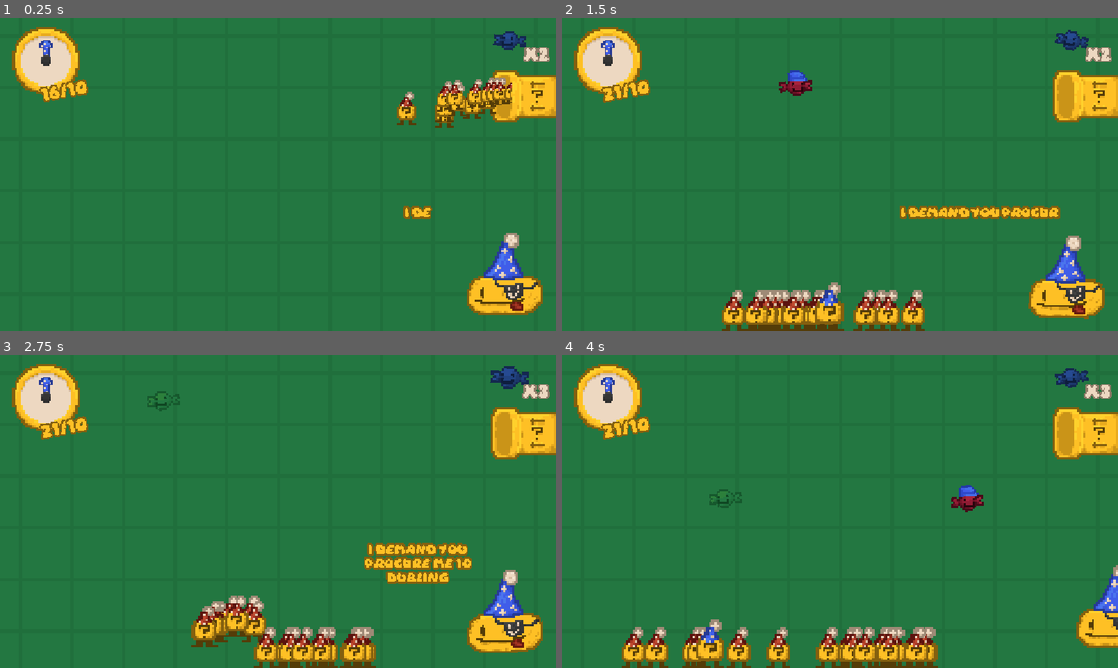
Above: before the commit, frames 1-4 (two rows, left to right).
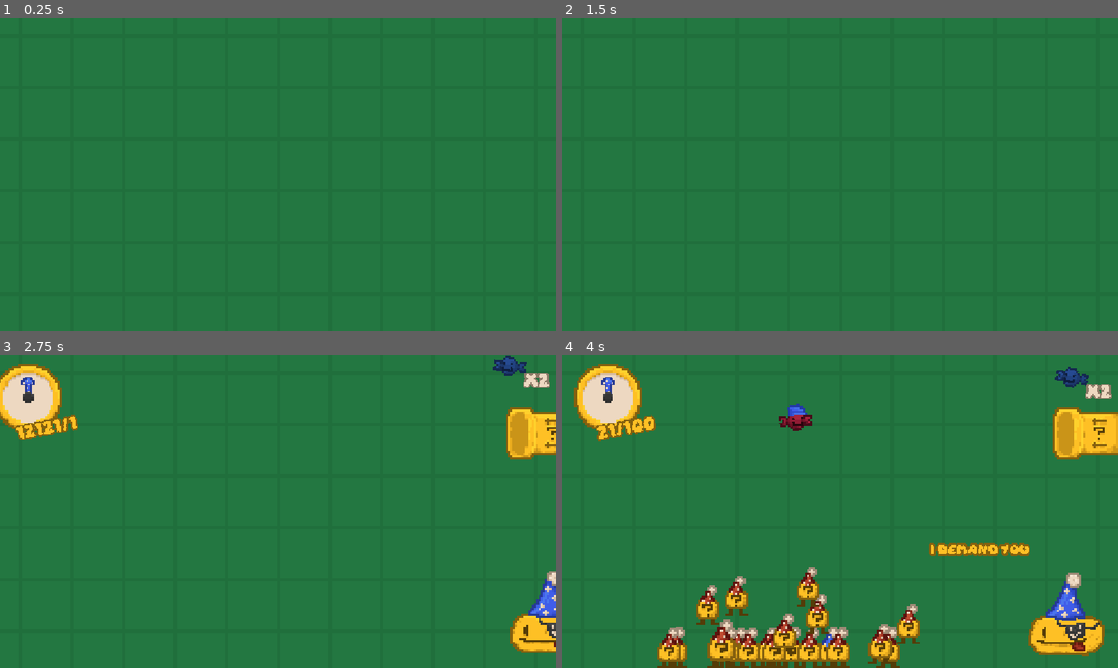
Above: after the commit, the same moments.

Repository: Regonold520/Yuferga
Game: Godot game, scene res://main.tscn
Same seed, same stepped clock (60 frames per second), same inputs: the game is played once before the commit and once after it.
Inputs (mouse positions are in pixels of both pictures, inside the frame that each line leads up to):
- Up to frame 1 (0.25 s): no input
- Up to frame 2 (1.5 s): tap Enter at 0.5 s; move the mouse to (1090, 96) at 0.52 s; hold Right from 0.53 s (still down); click (1090, 96) at 0.6 s; tap Up at 0.77 s; move the mouse to (828, 309) at 1.27 s; tap Alt at 1.35 s; click (828, 309) at 1.42 s
- Up to frame 3 (2.75 s): tap Up at 1.52 s; move the mouse to (250, 646) at 2.02 s; release Right at 2.03 s; hold Left from 2.03 s (still down); tap Shift at 2.1 s; click (250, 646) at 2.17 s
- Up to frame 4 (4 s): move the mouse to (789, 611) at 2.77 s; release Left at 2.78 s; hold Right from 2.78 s (still down); click (789, 611) at 2.85 s; tap Up at 3.02, 3.77 s; move the mouse to (712, 646) at 3.52 s; tap Alt at 3.6 s; click (712, 646) at 3.67 s

The runs differ from the first frame. In frame 1, 8.2% of the frame differs, in the area x 2-100%, y 2-95%; in frame 2, 12%; in frame 3, 13%, in the area x 0-100%, y 0-100%; in frame 4, 12%.

Commit message:
Fully finished the tutorial system, made  both quota pass and fail conditions, finished that part of the game loop and I made the main menu opening and closing working and its very smooth

Diff:
--- a/References.gd
+++ b/References.gd
@@ -5,9 +5,11 @@
 @onready var shweckleManager : ShweckleManager = get_tree().current_scene.find_child("ShweckleManager")
 @onready var dublingManager : DublingManager = get_tree().current_scene.find_child("DublingManager")
 
-@onready var shweckleDisplay : ShweckleDisplay = get_viewport().get_camera_2d().find_child("ShweckleDisplay")
-@onready var clockDisplay : ClockDisplay = get_viewport().get_camera_2d().find_child("ClockDisplay")
-@onready var dublingPipe : DublingPipe = get_viewport().get_camera_2d().find_child("DublingPipe")
+@onready var shweckleDisplay : ShweckleDisplay = get_tree().current_scene.find_child("ShweckleDisplay")
+@onready var clockDisplay : ClockDisplay = get_tree().current_scene.find_child("ClockDisplay")
+@onready var dublingPipe : DublingPipe = get_tree().current_scene.find_child("DublingPipe")
+
+@onready var mainMenu : MainMenu = get_tree().current_scene.find_child("MainMenu")
 
 @onready var dubois : Dubois = get_tree().current_scene.find_child("Dubois")
 
--- a/clock_display.gd
+++ b/clock_display.gd
@@ -13,6 +13,9 @@
 var textCenterPos = Vector2(-44.4, -5.2)
 var textCenterRot = 0.0
 var textCenterScale = Vector2(0.368,0.368)
+
+var activePos = Vector2(-267.0, -131.0)
+var menuPos = Vector2(-400.0, -131.0)
 
 func setQuotaText():
 	var newStr = str(Ref.dublingManager.dublings.size()) + "/" + str(Ref.currentQuota)
--- a/dubling_manager.gd
+++ b/dubling_manager.gd
@@ -8,10 +8,21 @@
 var canChangeMovement = true
 
 func _ready() -> void:
+	Ref.mainMenu.menuClosed.connect(mainMenuClosed)
+	Ref.mainMenu.menuOpened.connect(mainMenuOpened)
+
+func mainMenuClosed():
 	for i in 20:
 		await get_tree().create_timer(0.01).timeout
 		var d : Dubling = createDubling()
 		d.changeState(d.moveTypes.FreeMove)
+
+func mainMenuOpened():
+	var endTween = create_tween().set_ease(Tween.EASE_OUT).set_trans(Tween.TRANS_CIRC).set_parallel()
+	for i in dublings.duplicate():
+		endTween.tween_property(i, "position:y", 220.0, 0.5)
+		endTween.tween_property(i, "modulate", Color(1,1,1,0), 0.5)
+		dublings.erase(i)
 
 func hover(newDub):
 	if currentHover == null:
--- a/dubling_pipe.gd
+++ b/dubling_pipe.gd
@@ -4,6 +4,9 @@
 @onready var spawnPoint : Marker2D = find_child("SpawnPoint")
 
 var isHovering = false
+
+var activePos = Vector2(286.0, -90.0)
+var menuPos = Vector2(400.0, -90.0)
 
 var nextCost = 0:
 	set(value):
--- a/dubois.gd
+++ b/dubois.gd
@@ -6,7 +6,14 @@
 var inPos = Vector2(266.0, 113.0)
 var outPos = Vector2(392.0, 113.0)
 
+var activePos = Vector2(266.0, 113.0)
+var menuPos = Vector2(592.0, 113.0)
+
 func _ready() -> void:
+	Ref.mainMenu.menuClosed.connect(mainMenuClosed)
+	Ref.mainMenu.menuOpened.connect(mainMenuOpened)
+
+func mainMenuClosed():
 	#Ref.dublingManager.canChangeMovement = false
 	#
 	#await speakWords("Hello! Its me Dubois! The great and mighty")
@@ -59,8 +66,11 @@
 	for i : Dubling in Ref.dublingManager.dublings:
 		i.recharge()
 
-	await demandQuota(10)
+	await demandQuota(100)
 	leave()
+
+func mainMenuOpened():
+	pass
 
 var deltaTimer = 0.0
 func _process(delta: float) -> void:
@@ -75,6 +85,8 @@
 	moveTween = create_tween().set_ease(Tween.EASE_OUT).set_trans(Tween.TRANS_CIRC)
 
 	moveTween.tween_property(self, "position", outPos, 1)
+
+	Ref.clockDisplay.returnText()
 
 	for i in Ref.dublingManager.dublings:
 		await get_tree().create_timer(randf_range(0.02, 0.06)).timeout
@@ -114,6 +126,13 @@
 
 	else:
 		Ref.showPopup("FAILED", Color("911c34"), Color("4a0712"))
+		Ref.clockDisplay.returnText()
+		await speakWords("Uh oh.. You didnt fulfill my demand")
+		await speakWords("Im so sorry, this is kinda sad")
+		await speakWords("I liked you i think")
+		await speakWords("Oh well!")
+
+		Ref.mainMenu.openMenu()
 
 @onready var txtTween = create_tween()
 func speakWords(text):
--- a/main.tscn
+++ b/main.tscn
@@ -16,6 +16,8 @@
 [ext_resource type="Texture2D" uid="uid://dgf3bsrvve5kp" path="res://sprites/pipe_front.png" id="9_2cqfq"]
 [ext_resource type="Texture2D" uid="uid://yr3fs7njvvh3" path="res://sprites/pipe_back.png" id="10_yaehf"]
 [ext_resource type="Texture2D" uid="uid://cv2e3ki5kug40" path="res://sprites/pipe_popup.png" id="11_2cqfq"]
+[ext_resource type="Script" uid="uid://vpx4qq47s4dd" path="res://main_menu.gd" id="17_yaehf"]
+[ext_resource type="Texture2D" uid="uid://bmravvtxiwy6v" path="res://sprites/logo.png" id="18_074og"]
 
 [sub_resource type="RectangleShape2D" id="RectangleShape2D_fmqpt"]
 size = Vector2(32.800034, 22.400002)
@@ -24,58 +26,84 @@
 size = Vector2(640, 32)
 
 [node name="Main" type="Node2D" unique_id=2100775180]
+process_mode = 1
 metadata/_edit_horizontal_guides_ = [-196.0]
 
-[node name="Camera2D" type="Camera2D" parent="." unique_id=459705573]
-z_index = 28
-zoom = Vector2(1.8, 1.8)
-
-[node name="ShweckleDisplay" type="Node2D" parent="Camera2D" unique_id=1369439118]
-position = Vector2(267.00003, -154)
+[node name="DublingPipe" type="Area2D" parent="." unique_id=350454288]
+position = Vector2(286.00003, -90)
 scale = Vector2(2.5, 2.5)
-script = ExtResource("1_4c57u")
-
-[node name="Shweckle" type="Sprite2D" parent="Camera2D/ShweckleDisplay" unique_id=223480909]
+script = ExtResource("8_vivmo")
+
+[node name="CollisionShape2D" type="CollisionShape2D" parent="DublingPipe" unique_id=1253063211]
+scale = Vector2(0.99999976, 0.99999976)
+shape = SubResource("RectangleShape2D_fmqpt")
+
+[node name="Front" type="Sprite2D" parent="DublingPipe" unique_id=1257622665]
+z_index = 2
+texture = ExtResource("9_2cqfq")
+
+[node name="Back" type="Sprite2D" parent="DublingPipe" unique_id=528042898]
+z_index = -7
+z_as_relative = false
+texture = ExtResource("10_yaehf")
+
+[node name="Popup" type="Sprite2D" parent="DublingPipe" unique_id=1675618858]
+z_index = -7
+z_as_relative = false
+position = Vector2(3.9999878, 0.40000057)
+rotation = -1.5707964
+texture = ExtResource("11_2cqfq")
+offset = Vector2(-12, 15)
+
+[node name="Text" type="RichTextLabel" parent="DublingPipe/Popup" unique_id=863233578]
+z_index = 85
+clip_contents = false
+offset_left = -28.4
+offset_top = 17.199999
+offset_right = 118.799995
+offset_bottom = 65.19999
+scale = Vector2(0.22758235, 0.22758235)
+size_flags_horizontal = 4
+theme_override_colors/default_color = Color(0.99607843, 0.7529412, 0.14509805, 1)
+theme_override_colors/font_outline_color = Color(0.32941177, 0.23529412, 0.03137255, 1)
+theme_override_constants/outline_size = 12
+theme_override_fonts/normal_font = ExtResource("2_0xm2m")
+theme_override_font_sizes/normal_font_size = 24
+text = "X11"
+scroll_active = false
+autowrap_mode = 0
+horizontal_alignment = 1
+vertical_alignment = 1
+
+[node name="Shweckle" type="Sprite2D" parent="DublingPipe/Popup" unique_id=1174755770]
+z_index = 90
+position = Vector2(2.4, 28)
+rotation = -0.1437641
+scale = Vector2(0.70927536, 0.70927536)
 texture = ExtResource("4_lquwl")
 
-[node name="Text" type="RichTextLabel" parent="Camera2D/ShweckleDisplay" unique_id=421129065]
-z_index = 85
-clip_contents = false
-offset_left = -15.200001
-offset_top = 1.5999938
-offset_right = 132.0
-offset_bottom = 49.599987
-scale = Vector2(0.22758235, 0.22758235)
-size_flags_horizontal = 4
-theme_override_colors/default_color = Color(0.92941177, 0.84705883, 0.75686276, 1)
-theme_override_colors/font_outline_color = Color(0.55437607, 0.47919947, 0.40385404, 1)
-theme_override_constants/outline_size = 12
-theme_override_fonts/normal_font = ExtResource("2_0xm2m")
-theme_override_font_sizes/normal_font_size = 24
-text = "X2"
-scroll_active = false
-autowrap_mode = 0
-horizontal_alignment = 2
-
-[node name="ClockDisplay" type="Node2D" parent="Camera2D" unique_id=1839610101]
-position = Vector2(-266.99997, -130.99998)
-scale = Vector2(2.5, 2.5)
+[node name="SpawnPoint" type="Marker2D" parent="DublingPipe" unique_id=2048458794]
+position = Vector2(3.1999876, 2.7999997)
+
+[node name="ClockDisplay" type="Node2D" parent="." unique_id=1839610101]
+position = Vector2(-266.9999, -130.99998)
+scale = Vector2(2.4999998, 2.4999998)
 script = ExtResource("4_w48qg")
 
-[node name="Base" type="Sprite2D" parent="Camera2D/ClockDisplay" unique_id=59392849]
+[node name="Base" type="Sprite2D" parent="ClockDisplay" unique_id=59392849]
 texture = ExtResource("4_efxa6")
 
-[node name="Topper" type="Sprite2D" parent="Camera2D/ClockDisplay" unique_id=1896513084]
+[node name="Topper" type="Sprite2D" parent="ClockDisplay" unique_id=1896513084]
 z_index = 2
 texture = ExtResource("5_ycdy4")
 
-[node name="Hand" type="Sprite2D" parent="Camera2D/ClockDisplay" unique_id=1550380786]
+[node name="Hand" type="Sprite2D" parent="ClockDisplay" unique_id=1550380786]
 z_index = 1
 scale = Vector2(0.8, 0.8)
 texture = ExtResource("6_w48qg")
 offset = Vector2(0, -5.5)
 
-[node name="Text" type="RichTextLabel" parent="Camera2D/ClockDisplay" unique_id=746941113]
+[node name="Text" type="RichTextLabel" parent="ClockDisplay" unique_id=746941113]
 z_index = 85
 clip_contents = false
 offset_left = -142.4
@@ -96,61 +124,36 @@
 autowrap_mode = 0
 horizontal_alignment = 1
 
-[node name="DublingPipe" type="Area2D" parent="Camera2D" unique_id=350454288]
-position = Vector2(286.00003, -90)
+[node name="ShweckleDisplay" type="Node2D" parent="." unique_id=1369439118]
+position = Vector2(267.00003, -154)
 scale = Vector2(2.5, 2.5)
-script = ExtResource("8_vivmo")
-
-[node name="CollisionShape2D" type="CollisionShape2D" parent="Camera2D/DublingPipe" unique_id=1253063211]
-scale = Vector2(0.99999976, 0.99999976)
-shape = SubResource("RectangleShape2D_fmqpt")
-
-[node name="Front" type="Sprite2D" parent="Camera2D/DublingPipe" unique_id=1257622665]
-z_index = 2
-texture = ExtResource("9_2cqfq")
-
-[node name="Back" type="Sprite2D" parent="Camera2D/DublingPipe" unique_id=528042898]
-z_index = -7
-z_as_relative = false
-texture = ExtResource("10_yaehf")
-
-[node name="Popup" type="Sprite2D" parent="Camera2D/DublingPipe" unique_id=1675618858]
-z_index = -7
-z_as_relative = false
-position = Vector2(3.9999878, 0.40000057)
-rotation = -1.5707964
-texture = ExtResource("11_2cqfq")
-offset = Vector2(-12, 15)
-
-[node name="Text" type="RichTextLabel" parent="Camera2D/DublingPipe/Popup" unique_id=863233578]
-z_index = 85
-clip_contents = false
-offset_left = -28.4
-offset_top = 17.199999
-offset_right = 118.799995
-offset_bottom = 65.19999
+script = ExtResource("1_4c57u")
+
+[node name="Shweckle" type="Sprite2D" parent="ShweckleDisplay" unique_id=223480909]
+texture = ExtResource("4_lquwl")
+
+[node name="Text" type="RichTextLabel" parent="ShweckleDisplay" unique_id=421129065]
+z_index = 85
+clip_contents = false
+offset_left = -15.200001
+offset_top = 1.5999938
+offset_right = 132.0
+offset_bottom = 49.599987
 scale = Vector2(0.22758235, 0.22758235)
 size_flags_horizontal = 4
-theme_override_colors/default_color = Color(0.99607843, 0.7529412, 0.14509805, 1)
-theme_override_colors/font_outline_color = Color(0.32941177, 0.23529412, 0.03137255, 1)
+theme_override_colors/default_color = Color(0.92941177, 0.84705883, 0.75686276, 1)
+theme_override_colors/font_outline_color = Color(0.55437607, 0.47919947, 0.40385404, 1)
 theme_override_constants/outline_size = 12
 theme_override_fonts/normal_font = ExtResource("2_0xm2m")
 theme_override_font_sizes/normal_font_size = 24
-text = "X11"
+text = "X2"
 scroll_active = false
 autowrap_mode = 0
-horizontal_alignment = 1
-vertical_alignment = 1
-
-[node name="Shweckle" type="Sprite2D" parent="Camera2D/DublingPipe/Popup" unique_id=1174755770]
-z_index = 90
-position = Vector2(2.4, 28)
-rotation = -0.1437641
-scale = Vector2(0.70927536, 0.70927536)
-texture = ExtResource("4_lquwl")
-
-[node name="SpawnPoint" type="Marker2D" parent="Camera2D/DublingPipe" unique_id=2048458794]
-position = Vector2(3.1999876, 2.7999997)
+horizontal_alignment = 2
+
+[node name="Camera2D" type="Camera2D" parent="." unique_id=459705573]
+z_index = 28
+zoom = Vector2(1.8, 1.8)
 
 [node name="BG" type="ColorRect" parent="." unique_id=1063822170]
 z_index = -11
@@ -196,14 +199,8 @@
 theme_override_constants/outline_size = 12
 theme_override_fonts/normal_font = ExtResource("2_0xm2m")
 theme_override_font_sizes/normal_font_size = 16
-text = "Hello its me Dubois here to save the day!"
 scroll_active = false
 horizontal_alignment = 1
-
-[node name="BlueShweckle" type="Sprite2D" parent="." unique_id=1903219480]
-position = Vector2(-299, 200)
-scale = Vector2(2.5, 2.5)
-texture = ExtResource("4_lquwl")
 
 [node name="ShweckleManager" type="Node2D" parent="." unique_id=726594760]
 z_index = -9
@@ -222,5 +219,16 @@
 [node name="CollisionShape2D" type="CollisionShape2D" parent="Floor" unique_id=753863134]
 shape = SubResource("RectangleShape2D_sclpf")
 
-[connection signal="mouse_entered" from="Camera2D/DublingPipe" to="Camera2D/DublingPipe" method="_on_mouse_entered"]
-[connection signal="mouse_exited" from="Camera2D/DublingPipe" to="Camera2D/DublingPipe" method="_on_mouse_exited"]
+[node name="MainMenu" type="Node2D" parent="." unique_id=2025215659]
+process_mode = 3
+process_priority = 175
+script = ExtResource("17_yaehf")
+
+[node name="Sprite2D" type="Sprite2D" parent="MainMenu" unique_id=970119325]
+visible = false
+position = Vector2(0, -82)
+scale = Vector2(2, 2)
+texture = ExtResource("18_074og")
+
+[connection signal="mouse_entered" from="DublingPipe" to="DublingPipe" method="_on_mouse_entered"]
+[connection signal="mouse_exited" from="DublingPipe" to="DublingPipe" method="_on_mouse_exited"]
--- /dev/null
+++ b/main_menu.gd
@@ -0,0 +1,43 @@
+extends Node2D
+class_name MainMenu
+
+var movers = []
+
+signal menuClosed
+signal menuOpened
+
+func _ready() -> void:
+	movers = [Ref.clockDisplay, Ref.shweckleDisplay, Ref.dublingPipe, Ref.dubois]
+	for i in movers:
+		i.position = i.menuPos
+
+	await openMenu()
+
+@onready var moveTween = create_tween()
+
+func openMenu():
+	menuOpened.emit()
+	moveTween.kill()
+	moveTween = create_tween().set_ease(Tween.EASE_OUT).set_trans(Tween.TRANS_CIRC).set_parallel()
+
+	for i in movers:
+		moveTween.tween_property(i, "position", i.menuPos, 1)
+
+	await get_tree().create_timer(0.5).timeout
+
+	get_tree().paused = true
+
+	await get_tree().create_timer(2).timeout
+
+	closeMenu()
+
+func closeMenu():
+	moveTween.kill()
+	moveTween = create_tween().set_ease(Tween.EASE_OUT).set_trans(Tween.TRANS_CIRC).set_parallel()
+
+	for i in movers:
+		moveTween.tween_property(i, "position", i.activePos, 0.5)
+	await moveTween.finished
+
+	get_tree().paused = false
+	menuClosed.emit()
--- a/shweckle_display.gd
+++ b/shweckle_display.gd
@@ -3,6 +3,9 @@
 
 @onready var img : Sprite2D = find_child("Shweckle")
 @onready var txt : RichTextLabel = find_child("Text")
+
+var activePos = Vector2(267.0, -154.0)
+var menuPos = Vector2(267.0, -239.0)
 
 var deltaTimer : float = 0.0
 func _process(delta: float) -> void:
--- a/shweckle_manager.gd
+++ b/shweckle_manager.gd
@@ -10,6 +10,18 @@
 
 func _ready() -> void:
 	spawnTimer.timeout.connect(spawnTimeout)
+	Ref.mainMenu.menuClosed.connect(mainMenuClosed)
+	Ref.mainMenu.menuOpened.connect(mainMenuOpened)
+
+func mainMenuClosed():
+	pass
+
+func mainMenuOpened():
+	var endTween = create_tween().set_ease(Tween.EASE_OUT).set_trans(Tween.TRANS_CIRC).set_parallel()
+	for i in shewckles.duplicate():
+		endTween.tween_property(i, "position:y", i.position.y - 20, 0.5)
+		endTween.tween_property(i, "modulate", Color(1,1,1,0), 0.5)
+		shewckles.erase(i)
 
 func createShweckle(id, overwritePos = null):
 	var newShweckle : Shweckle = load("res://sprites/shweckles/shweckle.tscn").instantiate()
Not shown, added: main_menu.gd.uid
Binary file added: sprites/logo.png
Not shown, added: sprites/logo.png.import
